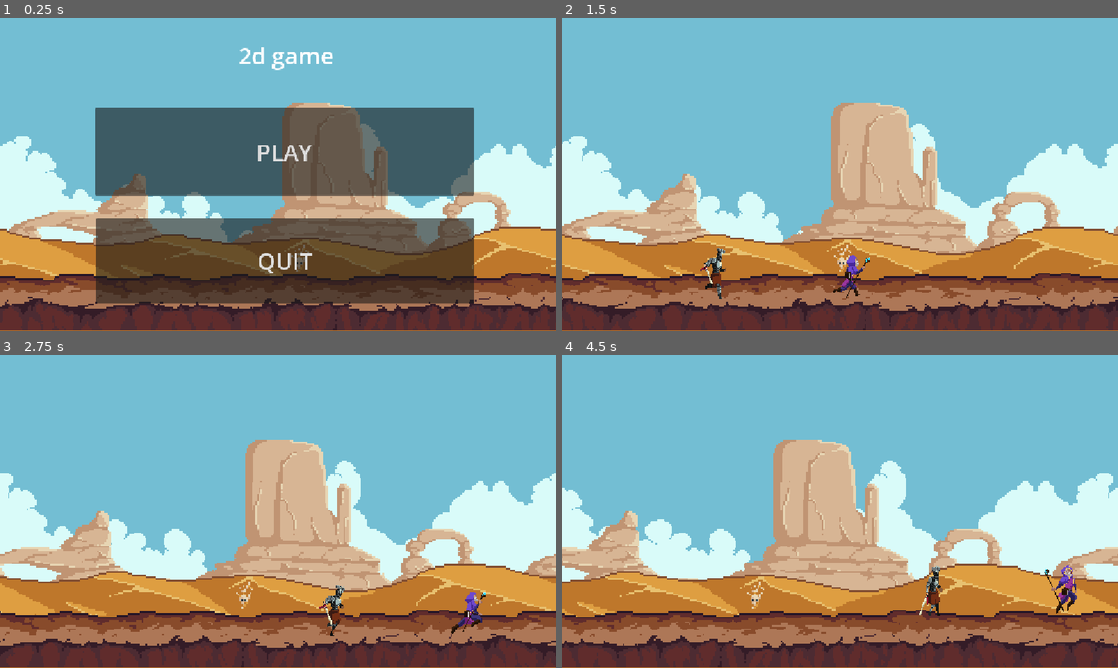
Above: before the commit, frames 1-4 (two rows, left to right).
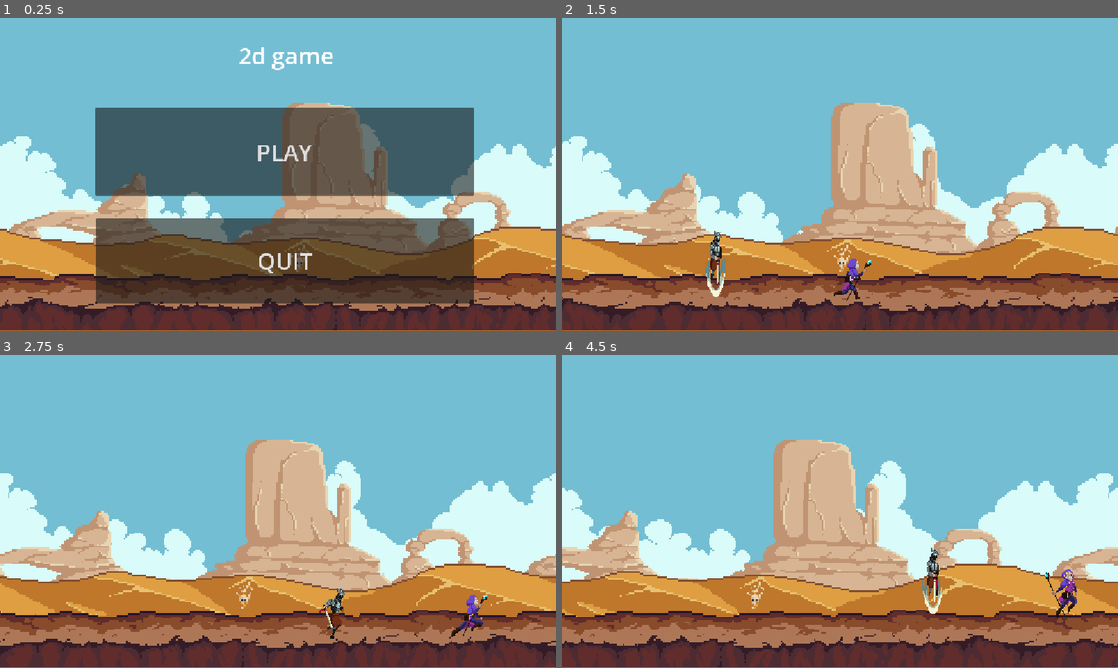
Above: after the commit, the same moments.

Repository: TwinkerLor/repository
Game: Godot game, scene res://main_menu.tscn
The game is run twice, just before and just after one commit, with the same random seed, the same clock (stepped at 60 frames per second) and the same inputs.
Inputs (mouse positions are in pixels of both pictures, inside the frame that each line leads up to):
- Up to frame 1 (0.25 s): no input
- Up to frame 2 (1.5 s): click "PLAY" at 0.5 s; tap Enter (ui_accept) at 1.25 s; move the mouse to (962, 158) at 1.27 s; hold Right (ui_right) from 1.28 s (still down); click (962, 158) at 1.35 s
- Up to frame 3 (2.75 s): keep holding Right (ui_right); tap Enter (ui_accept) at 1.52, 2.27 s; move the mouse to (166, 527) at 2.02 s; click (166, 527) at 2.1 s
- Up to frame 4 (4.5 s): move the mouse to (895, 442) at 2.77 s; release Right (ui_right) at 2.78 s; hold Left (ui_left) 2.78-3.53 s; click (895, 442) at 2.85 s; move the mouse to (812, 574) at 3.52 s; hold Right (ui_right) from 3.53 s (still down); click (812, 574) at 3.6 s; tap Enter (ui_accept) at 3.77 s; move the mouse to (1006, 558) at 4.27 s; click (1006, 558) at 4.35 s

The runs differ from the first frame. In frame 1, less than 0.1% of the frame differs, in the area x 99-100%, y 84-94%; in frame 2, 0.8%; in frame 3, 0.7%; in frame 4, 1.0%, in the area x 64-100%, y 61-96%.

Commit message:
фикс

Diff:
--- a/2d game/assets/backgrounds/background.tscn
+++ b/2d game/assets/backgrounds/background.tscn
@@ -12,7 +12,7 @@
 
 [node name="ParallaxLayer" type="ParallaxLayer" parent="." unique_id=977077945]
 motion_scale = Vector2(0.1, 0.1)
-motion_mirroring = Vector2(1153.04, 0)
+motion_mirroring = Vector2(1152.895, 0)
 
 [node name="1_sky" type="Sprite2D" parent="ParallaxLayer" unique_id=1360021496]
 position = Vector2(578.5, 323)
@@ -30,7 +30,7 @@
 
 [node name="ParallaxLayer3" type="ParallaxLayer" parent="." unique_id=1253718553]
 motion_scale = Vector2(0.4, 0.4)
-motion_mirroring = Vector2(1151.12, 0)
+motion_mirroring = Vector2(1152.725, 0)
 
 [node name="3_mountains" type="Sprite2D" parent="ParallaxLayer3" unique_id=1331885208]
 position = Vector2(579.5, 324)
@@ -39,7 +39,7 @@
 
 [node name="ParallaxLayer4" type="ParallaxLayer" parent="." unique_id=1279277425]
 motion_scale = Vector2(0.6, 0.6)
-motion_mirroring = Vector2(1150.07, 0)
+motion_mirroring = Vector2(1149.505, 0)
 
 [node name="4_dunes" type="Sprite2D" parent="ParallaxLayer4" unique_id=1002232645]
 position = Vector2(579, 327)
@@ -47,7 +47,7 @@
 texture = ExtResource("4_mbpp3")
 
 [node name="ParallaxLayer5" type="ParallaxLayer" parent="." unique_id=1964223403]
-motion_mirroring = Vector2(1151.09, 0)
+motion_mirroring = Vector2(1150.77, 0)
 
 [node name="5_ground" type="Sprite2D" parent="ParallaxLayer5" unique_id=1270344396]
 position = Vector2(578.5, 323.5)
--- /dev/null
+++ b/2d game/assets/tiles/svg/BG.svg
@@ -0,0 +1,75 @@
+<?xml version="1.0" encoding="UTF-8"?>
+<!DOCTYPE svg PUBLIC "-//W3C//DTD SVG 1.1//EN" "http://www.w3.org/Graphics/SVG/1.1/DTD/svg11.dtd">
+<!-- Creator: CorelDRAW X6 -->
+<svg xmlns="http://www.w3.org/2000/svg" xml:space="preserve" width="108.373mm" height="81.28mm" version="1.1" style="shape-rendering:geometricPrecision; text-rendering:geometricPrecision; image-rendering:optimizeQuality; fill-rule:evenodd; clip-rule:evenodd"
+viewBox="0 0 5944 4458"
+ xmlns:xlink="http://www.w3.org/1999/xlink">
+ <defs>
+  <style type="text/css">
+   <![CDATA[
+    .fil3 {fill:#A1774D}
+    .fil2 {fill:#B2885E}
+    .fil1 {fill:#BCE2F9}
+    .fil7 {fill:#BF8720}
+    .fil12 {fill:#CB9322}
+    .fil4 {fill:#D99527}
+    .fil8 {fill:#D9ECFF}
+    .fil5 {fill:#DD9F42}
+    .fil10 {fill:#E5A029}
+    .fil6 {fill:#E7C390}
+    .fil9 {fill:#E9AA45}
+    .fil11 {fill:#F3CE97}
+    .fil0 {fill:url(#id0)}
+   ]]>
+  </style>
+  <linearGradient id="id0" gradientUnits="userSpaceOnUse" x1="2971.75" y1="0" x2="2971.75" y2="4457.62">
+   <stop offset="0" style="stop-color:#B8DCFE"/>
+   <stop offset="1" style="stop-color:#FEFEFE"/>
+  </linearGradient>
+ </defs>
+ <g id="Layer_x0020_1">
+  <metadata id="CorelCorpID_0Corel-Layer"/>
+  <g id="_805144640">
+   <rect class="fil0" width="5943" height="4458"/>
+   <path class="fil1" d="M5944 3060c-99,0 -562,135 -921,45 -298,-75 -499,-377 -603,-377 -190,0 -389,332 -604,332 -198,0 -475,-390 -689,-390 -295,0 -533,390 -842,390 -223,0 -332,-431 -554,-431 -215,0 -543,431 -751,431 -191,0 -349,-468 -530,-468 -145,0 -314,468 -450,468l0 780 5944 0c0,-260 0,-520 0,-780z"/>
+   <g>
+    <path class="fil2" d="M0 3168c213,0 464,-391 735,-391 224,0 459,391 711,391 235,0 470,-266 721,-266 349,0 720,266 1084,266 262,0 391,-508 653,-508 253,0 639,508 885,508 225,0 411,-551 624,-551 171,0 371,551 530,551l0 919 -5943 0c0,-306 0,-612 0,-919z"/>
+    <path class="fil3" d="M5943 3468l0 619 -5943 0 0 -619c160,0 374,-406 545,-406 213,0 385,406 610,406 245,0 559,-280 812,-280 262,0 463,280 726,280 364,0 735,-266 1083,-266 252,0 487,266 721,266 252,0 488,-392 711,-392 271,0 523,392 735,392z"/>
+   </g>
+   <g>
+    <polygon class="fil4" points="2773,3773 2315,2869 1748,3683 "/>
+    <polygon class="fil5" points="2772,3772 2315,2869 3266,3478 "/>
+   </g>
+   <g>
+    <polygon class="fil4" points="4603,3492 4988,2789 5463,3515 "/>
+    <polygon class="fil5" points="4603,3491 4988,2789 4187,3262 "/>
+   </g>
+   <g>
+    <path class="fil5" d="M5944 4248l-5944 0 0 -777c332,0 658,-228 967,-200 616,55 1193,375 1825,295 472,-60 1027,-502 1522,-502 491,0 1138,407 1630,407l0 777z"/>
+    <path class="fil4" d="M5944 4248l-5944 0 0 -410c332,0 639,208 948,236 615,54 1096,-235 1728,-315 472,-60 1124,-95 1618,-95 492,0 1158,174 1649,174l1 410z"/>
+    <path class="fil6" d="M0 3509l0 -38c332,0 658,-228 967,-200 616,55 1193,375 1825,295 472,-60 1027,-502 1522,-502 491,0 1138,407 1630,407l0 38c-492,0 -1139,-406 -1630,-406 -495,0 -1050,441 -1522,501 -632,80 -1209,-240 -1825,-295 -309,-27 -635,200 -967,200z"/>
+    <ellipse class="fil7" cx="5005" cy="3432" rx="102" ry="51"/>
+    <ellipse class="fil6" cx="4093" cy="3330" rx="80" ry="31"/>
+    <ellipse class="fil7" cx="3786" cy="3814" rx="53" ry="22"/>
+    <ellipse class="fil7" cx="1997" cy="3734" rx="53" ry="24"/>
+    <ellipse class="fil6" cx="2325" cy="4039" rx="29" ry="5"/>
+    <ellipse class="fil6" cx="647" cy="3587" rx="39" ry="12"/>
+    <ellipse class="fil7" cx="461" cy="3846" rx="51" ry="29"/>
+   </g>
+   <path class="fil8" d="M0 633c2803,-619 4494,435 5943,0l0 -164c-2145,435 -3846,-620 -5943,0l0 164z"/>
+   <path class="fil8" d="M5944 1150c-2804,-388 -4495,273 -5944,0l0 -103c2146,273 3846,-388 5944,0l0 103z"/>
+   <g>
+    <path class="fil9" d="M0 4458l5943 0 0 -778c-332,0 -658,-227 -966,-200 -616,55 -1194,375 -1826,295 -471,-60 -1026,-501 -1521,-501 -492,0 -1138,406 -1630,406l0 778z"/>
+    <path class="fil10" d="M0 4458l5943 0 0 -410c-332,0 -638,208 -947,235 -616,55 -1097,-234 -1728,-314 -472,-60 -1124,-95 -1619,-95 -491,0 -1157,174 -1649,174l0 410z"/>
+    <path class="fil11" d="M5943 3719l0 -39c-332,0 -658,-227 -966,-200 -616,55 -1194,375 -1826,295 -471,-60 -1026,-501 -1521,-501 -492,0 -1138,406 -1630,406l0 39c492,0 1138,-406 1630,-406 495,0 1050,441 1521,501 632,80 1210,-240 1826,-295 308,-28 634,200 966,200z"/>
+    <ellipse class="fil12" cx="938" cy="3642" rx="102" ry="51"/>
+    <ellipse class="fil11" cx="1850" cy="3540" rx="80" ry="31"/>
+    <ellipse class="fil12" cx="2157" cy="4024" rx="53" ry="22"/>
+    <ellipse class="fil12" cx="3947" cy="3944" rx="53" ry="24"/>
+    <ellipse class="fil11" cx="3618" cy="4249" rx="29" ry="5"/>
+    <ellipse class="fil11" cx="5296" cy="3796" rx="39" ry="12"/>
+    <ellipse class="fil12" cx="5483" cy="4055" rx="51" ry="29"/>
+   </g>
+  </g>
+ </g>
+</svg>
--- a/2d game/level.tscn
+++ b/2d game/level.tscn
@@ -8,7 +8,6 @@
 size = Vector2(1873, 122)
 
 [node name="level" type="Node2D" unique_id=1220729010]
-position = Vector2(-1, -7)
 
 [node name="player" parent="." unique_id=1318286272 instance=ExtResource("1_u52ul")]
 position = Vector2(71, 74)
--- a/2d game/project.godot
+++ b/2d game/project.godot
@@ -38,6 +38,11 @@
 , Object(InputEventKey,"resource_local_to_scene":false,"resource_name":"","device":-1,"window_id":0,"alt_pressed":false …(183 unchanged characters)…
 ]
 }
+ui_attack={
+"deadzone": 0.2,
+"events": [Object(InputEventMouseButton,"resource_local_to_scene":false,"resource_name":"","device":-1,"window_id":0,"alt_pressed":false,"shift_pressed":false,"ctrl_pressed":false,"meta_pressed":false,"button_mask":1,"position":Vector2(108, 10),"global_position":Vector2(120, 70),"factor":1.0,"button_index":1,"canceled":false,"pressed":true,"double_click":false,"script":null)
+]
+}
 
 [physics]
 
--- a/2d game/scripts/player.gd/character_body_2d.gd
+++ b/2d game/scripts/player.gd/character_body_2d.gd
@@ -17,8 +17,16 @@
 		velocity.x = direction * SPEED
 	else:
 		velocity.x = move_toward(velocity.x, 0, SPEED)
-
-	if not is_on_floor():
+	if Input.is_action_just_pressed("ui_attack"):
+		if is_on_floor():
+			sprite.play("attack")
+		else:
+			sprite.play("airAttack")
+	elif sprite.animation == "attack" and sprite.is_playing():
+		pass
+	elif sprite.animation == "airAttack" and sprite.is_playing():
+		pass
+	elif not is_on_floor():
 		sprite.play("jump")
 	elif direction != 0:
 		sprite.play("run")
--- a/2d game/scripts/player.gd/character_body_2d.tscn
+++ b/2d game/scripts/player.gd/character_body_2d.tscn
@@ -1,6 +1,8 @@
 [gd_scene format=3 uid="uid://bf54eks6am5aw"]
 
 [ext_resource type="Script" uid="uid://67bbrxefiabv" path="res://scripts/player.gd/character_body_2d.gd" id="1_rdqy5"]
+[ext_resource type="Texture2D" uid="uid://db7dwlki3ittq" path="res://scripts/player.gd/attack_from_air.png" id="2_bs485"]
+[ext_resource type="Texture2D" uid="uid://be0mlwkrvfamb" path="res://scripts/player.gd/Attacks.png" id="2_du714"]
 [ext_resource type="Texture2D" uid="uid://ccybu6o3808me" path="res://scripts/player.gd/Idle.png.png" id="2_ia00j"]
 [ext_resource type="Texture2D" uid="uid://dy3j23su8uigj" path="res://scripts/player.gd/Jump.png" id="3_du714"]
 [ext_resource type="Texture2D" uid="uid://cmqgguwtop0k7" path="res://scripts/player.gd/Run.png" id="4_bs485"]
@@ -9,6 +11,114 @@
 radius = 39.0
 height = 108.0
 
+[sub_resource type="AtlasTexture" id="AtlasTexture_teg4h"]
+atlas = ExtResource("2_bs485")
+region = Rect2(0, 0, 128, 64)
+
+[sub_resource type="AtlasTexture" id="AtlasTexture_j8vtb"]
+atlas = ExtResource("2_bs485")
+region = Rect2(128, 0, 128, 64)
+
+[sub_resource type="AtlasTexture" id="AtlasTexture_pfk1u"]
+atlas = ExtResource("2_bs485")
+region = Rect2(0, 64, 128, 64)
+
+[sub_resource type="AtlasTexture" id="AtlasTexture_foc2g"]
+atlas = ExtResource("2_bs485")
+region = Rect2(128, 64, 128, 64)
+
+[sub_resource type="AtlasTexture" id="AtlasTexture_cl3im"]
+atlas = ExtResource("2_bs485")
+region = Rect2(0, 128, 128, 64)
+
+[sub_resource type="AtlasTexture" id="AtlasTexture_ufy83"]
+atlas = ExtResource("2_bs485")
+region = Rect2(128, 128, 128, 64)
+
+[sub_resource type="AtlasTexture" id="AtlasTexture_ivems"]
+atlas = ExtResource("2_bs485")
+region = Rect2(0, 192, 128, 64)
+
+[sub_resource type="AtlasTexture" id="AtlasTexture_bs485"]
+atlas = ExtResource("2_du714")
+region = Rect2(0, 0, 128, 64)
+
+[sub_resource type="AtlasTexture" id="AtlasTexture_wv25q"]
+atlas = ExtResource("2_du714")
+region = Rect2(128, 0, 128, 64)
+
+[sub_resource type="AtlasTexture" id="AtlasTexture_o6bfy"]
+atlas = ExtResource("2_du714")
+region = Rect2(256, 0, 128, 64)
+
+[sub_resource type="AtlasTexture" id="AtlasTexture_bp77i"]
+atlas = ExtResource("2_du714")
+region = Rect2(384, 0, 128, 64)
+
+[sub_resource type="AtlasTexture" id="AtlasTexture_cp8bn"]
+atlas = ExtResource("2_du714")
+region = Rect2(512, 0, 128, 64)
+
+[sub_resource type="AtlasTexture" id="AtlasTexture_7ukqu"]
+atlas = ExtResource("2_du714")
+region = Rect2(640, 0, 128, 64)
+
+[sub_resource type="AtlasTexture" id="AtlasTexture_aec0b"]
+atlas = ExtResource("2_du714")
+region = Rect2(768, 0, 128, 64)
+
+[sub_resource type="AtlasTexture" id="AtlasTexture_a63pk"]
+atlas = ExtResource("2_du714")
+region = Rect2(896, 0, 128, 64)
+
+[sub_resource type="AtlasTexture" id="AtlasTexture_303ey"]
+atlas = ExtResource("2_du714")
+region = Rect2(0, 64, 128, 64)
+
+[sub_resource type="AtlasTexture" id="AtlasTexture_oqawe"]
+atlas = ExtResource("2_du714")
+region = Rect2(128, 64, 128, 64)
+
+[sub_resource type="AtlasTexture" id="AtlasTexture_oyoty"]
+atlas = ExtResource("2_du714")
+region = Rect2(256, 64, 128, 64)
+
+[sub_resource type="AtlasTexture" id="AtlasTexture_8ah00"]
+atlas = ExtResource("2_du714")
+region = Rect2(384, 64, 128, 64)
+
+[sub_resource type="AtlasTexture" id="AtlasTexture_ikl0r"]
+atlas = ExtResource("2_du714")
+region = Rect2(512, 64, 128, 64)
+
+[sub_resource type="AtlasTexture" id="AtlasTexture_coenx"]
+atlas = ExtResource("2_du714")
+region = Rect2(640, 64, 128, 64)
+
+[sub_resource type="AtlasTexture" id="AtlasTexture_x0jyx"]
+atlas = ExtResource("2_du714")
+region = Rect2(768, 64, 128, 64)
+
+[sub_resource type="AtlasTexture" id="AtlasTexture_31pl7"]
+atlas = ExtResource("2_du714")
+region = Rect2(896, 64, 128, 64)
+
+[sub_resource type="AtlasTexture" id="AtlasTexture_ocpdf"]
+atlas = ExtResource("2_du714")
+region = Rect2(0, 128, 128, 64)
+
+[sub_resource type="AtlasTexture" id="AtlasTexture_rvemu"]
+atlas = ExtResource("2_du714")
+region = Rect2(128, 128, 128, 64)
+
+[sub_resource type="AtlasTexture" id="AtlasTexture_f4ejg"]
+atlas = ExtResource("2_du714")
+region = Rect2(256, 128, 128, 64)
+
+[sub_resource type="AtlasTexture" id="AtlasTexture_8a3y6"]
+atlas = ExtResource("2_du714")
+region = Rect2(384, 128, 128, 64)
+
 [sub_resource type="AtlasTexture" id="AtlasTexture_kgjfu"]
 atlas = ExtResource("2_ia00j")
 region = Rect2(0, 0, 128, 64)
@@ -107,6 +217,97 @@
 
 [sub_resource type="SpriteFrames" id="SpriteFrames_exfeg"]
 animations = [{
+"frames": [{
+"duration": 1.0,
+"texture": SubResource("AtlasTexture_teg4h")
+}, {
+"duration": 1.0,
+"texture": SubResource("AtlasTexture_j8vtb")
+}, {
+"duration": 1.0,
+"texture": SubResource("AtlasTexture_pfk1u")
+}, {
+"duration": 1.0,
+"texture": SubResource("AtlasTexture_foc2g")
+}, {
+"duration": 1.0,
+"texture": SubResource("AtlasTexture_cl3im")
+}, {
+"duration": 1.0,
+"texture": SubResource("AtlasTexture_ufy83")
+}, {
+"duration": 1.0,
+"texture": SubResource("AtlasTexture_ivems")
+}],
+"loop": 0,
+"name": &"airAttack",
+"speed": 7.0
+}, {
+"frames": [{
+"duration": 1.0,
+"texture": SubResource("AtlasTexture_bs485")
+}, {
+"duration": 1.0,
+"texture": SubResource("AtlasTexture_wv25q")
+}, {
+"duration": 1.0,
+"texture": SubResource("AtlasTexture_o6bfy")
+}, {
+"duration": 1.0,
+"texture": SubResource("AtlasTexture_bp77i")
+}, {
+"duration": 1.0,
+"texture": SubResource("AtlasTexture_cp8bn")
+}, {
+"duration": 1.0,
+"texture": SubResource("AtlasTexture_7ukqu")
+}, {
+"duration": 1.0,
+"texture": SubResource("AtlasTexture_aec0b")
+}, {
+"duration": 1.0,
+"texture": SubResource("AtlasTexture_a63pk")
+}, {
+"duration": 1.0,
+"texture": SubResource("AtlasTexture_303ey")
+}, {
+"duration": 1.0,
+"texture": SubResource("AtlasTexture_oqawe")
+}, {
+"duration": 1.0,
+"texture": SubResource("AtlasTexture_oyoty")
+}, {
+"duration": 1.0,
+"texture": SubResource("AtlasTexture_8ah00")
+}, {
+"duration": 1.0,
+"texture": SubResource("AtlasTexture_ikl0r")
+}, {
+"duration": 1.0,
+"texture": SubResource("AtlasTexture_coenx")
+}, {
+"duration": 1.0,
+"texture": SubResource("AtlasTexture_x0jyx")
+}, {
+"duration": 1.0,
+"texture": SubResource("AtlasTexture_31pl7")
+}, {
+"duration": 1.0,
+"texture": SubResource("AtlasTexture_ocpdf")
+}, {
+"duration": 1.0,
+"texture": SubResource("AtlasTexture_rvemu")
+}, {
+"duration": 1.0,
+"texture": SubResource("AtlasTexture_f4ejg")
+}, {
+"duration": 1.0,
+"texture": SubResource("AtlasTexture_8a3y6")
+}],
+"loop": 0,
+"name": &"attack",
+"speed": 40.0
+}, {
 "frames": [{
 "duration": 1.0,
 "texture": SubResource("AtlasTexture_kgjfu")
@@ -206,5 +407,7 @@
 position = Vector2(187, 99)
 scale = Vector2(1.6796875, 2.2968752)
 sprite_frames = SubResource("SpriteFrames_exfeg")
-animation = &"jump"
+animation = &"airAttack"
 autoplay = "jump"
+frame = 3
+frame_progress = 0.7422733
--- a/2d game/scripts/player.gd/player_2.tscn
+++ b/2d game/scripts/player.gd/player_2.tscn
@@ -150,4 +150,5 @@
 position = Vector2(199.25, 117.50001)
 scale = Vector2(1.0194805, 1.1631579)
 sprite_frames = SubResource("SpriteFrames_in83j")
-animation = &"idle"
+animation = &"jump"
+autoplay = "jump"
Binary file added: 2d game/assets/tiles/png/BG.png
Binary file added: 2d game/assets/tiles/png/Objects/Bush (1).png
Binary file added: 2d game/assets/tiles/png/Objects/Bush (2).png
Binary file added: 2d game/assets/tiles/png/Objects/Cactus (1).png
Binary file added: 2d game/assets/tiles/png/Objects/Cactus (2).png
Binary file added: 2d game/assets/tiles/png/Objects/Cactus (3).png
Binary file added: 2d game/assets/tiles/png/Objects/Crate.png
Binary file added: 2d game/assets/tiles/png/Objects/Grass (1).png
Binary file added: 2d game/assets/tiles/png/Objects/Grass (2).png
Binary file added: 2d game/assets/tiles/png/Objects/Sign.png
Binary file added: 2d game/assets/tiles/png/Objects/SignArrow.png
Binary file added: 2d game/assets/tiles/png/Objects/Skeleton.png
(and 25 more such lines)
